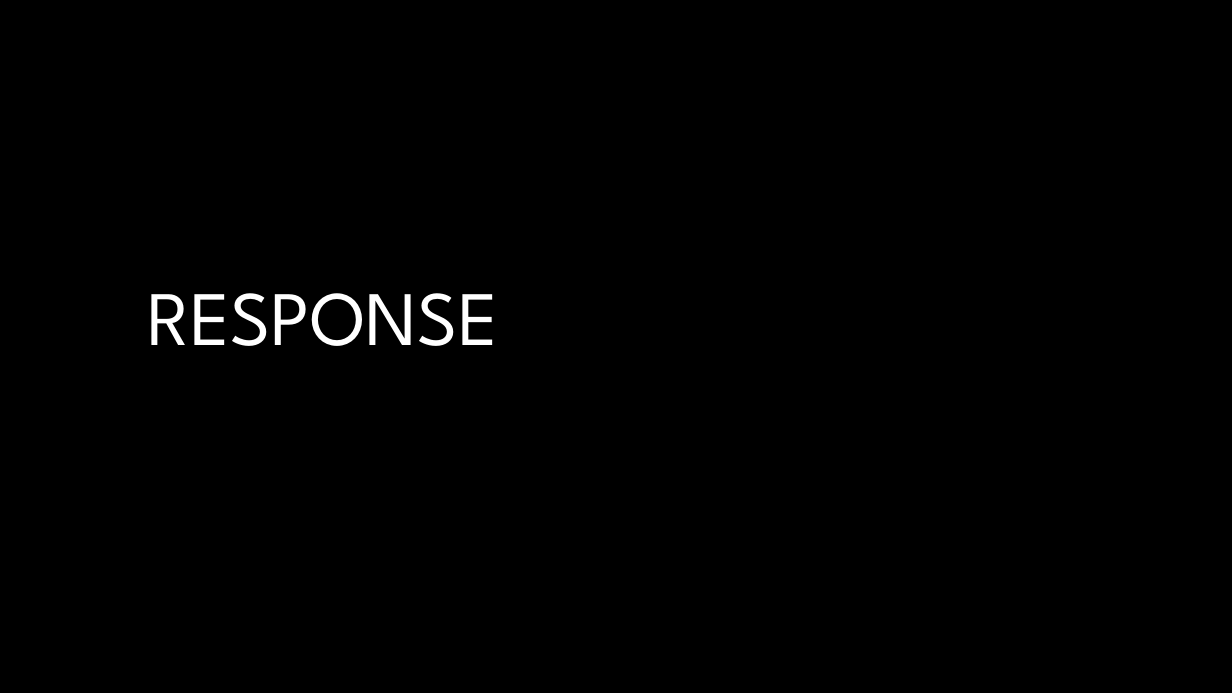
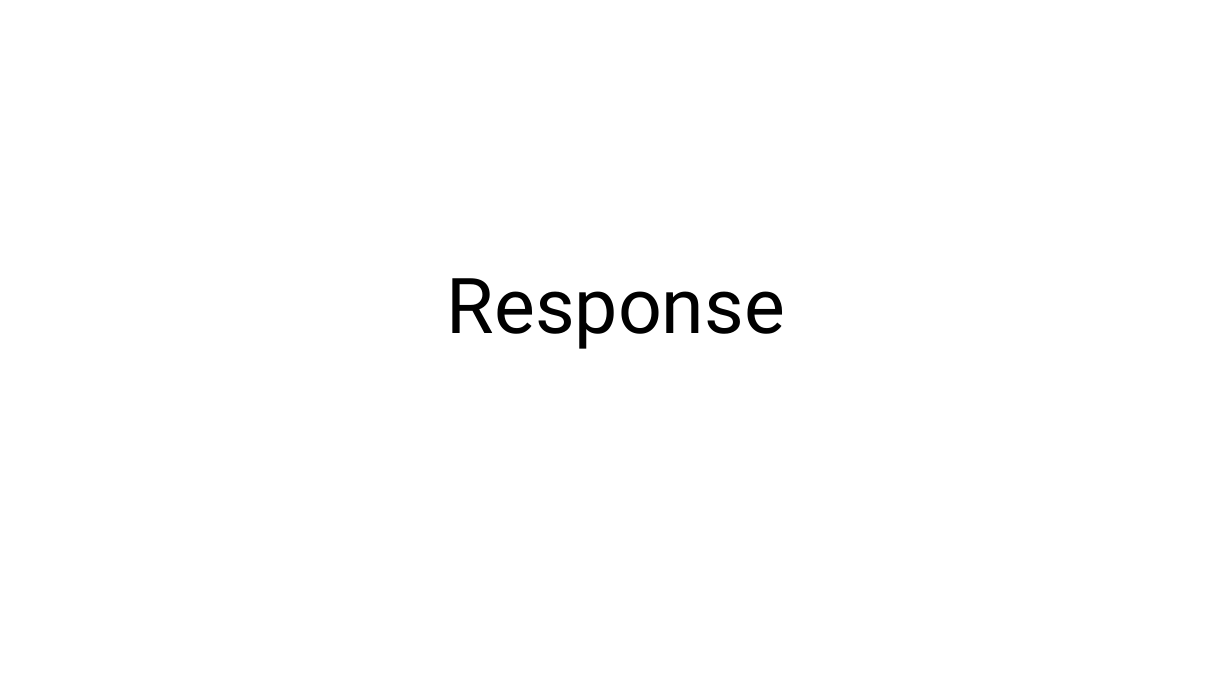
Before and after one commit to desmond-lartey/Wildfire-Assessment, a slide deck: slide 22 of Wildfire Assessment edited2.pptx. Drawn at 1232x693 pixels with LibreOffice and Linux fonts; fonts in the diff are those of the drawing; background and template pictures are left out. Boxes give left, top, right and bottom in pixels: in the first picture for what was removed or moved away, otherwise in the second. Text is boxed around its words. In the diff, an @@ line names an element or a change of style, - is before the commit and + after.

```diff
--- a/Wildfire Assessment edited2.pptx
+++ b/Wildfire Assessment edited2.pptx
@@ background #000000 to #FFFFFF @@
@@ title at (x1=447, y1=278, x2=785, y2=349): text changed; font League Spartan to Roboto; text colour #FFFFFF to #000000 @@
-RESPONSE
+Response
```
Also in this commit, not shown: 29 other slides changed, 1 slide added, 1 slide removed, 23 other files.
